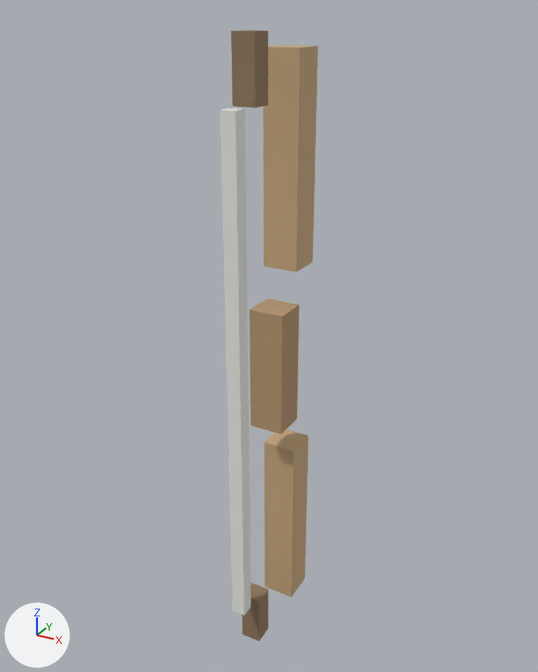
The glTF model models/items/wood_bow/model.gltf: old version first, new version second.
Both versions are drawn from a 50 mm lens placed at (0.45, -0.834, 0.462), pointed at (-0.007, -0.003, 0.047). The lights are fixed; the arrows at lower left show +X, +Y and +Z. The picture after the commit comes second. Vertices at exactly the same position are counted once.

In view in the first picture: 'wood_bow'.
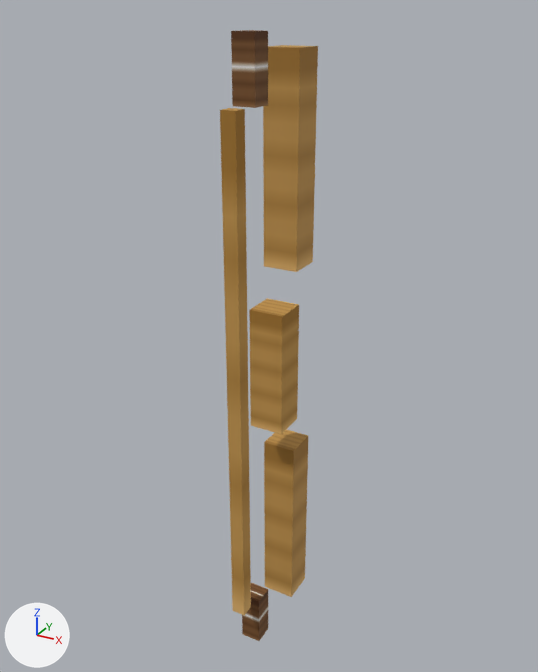
Boxes [x1, y1, x2, y2] around the edits, measured in the pictures (538 x 672 px):
'wood_bow', surface changed (darker): [220, 30, 318, 641] in both

What the commit changed:
Picture 'diffuse.png' (img_diffuse_png) is new.
In material 'handle' (mat_handle), base_color is no longer (0.463, 0.306, 0.165), brown #b59671.
In material 'handle' (mat_handle), texture is now set to img_diffuse_png.
In material 'head' (mat_head), base_color is no longer (0.58, 0.4, 0.212), brown #c8aa7f.
In material 'head' (mat_head), texture is now set to img_diffuse_png.
In material 'edge' (mat_edge), base_color is no longer (0.282, 0.188, 0.11), brown #91785d.
In material 'edge' (mat_edge), texture is now set to img_diffuse_png.
In material 'binding' (mat_binding), base_color is no longer (0.824, 0.824, 0.784), white #eaeae5.
In material 'binding' (mat_binding), texture is now set to img_diffuse_png.
me_wood_bow has 48 vertices, 72 faces and spans x -0.025..0.025, y -0.11..0.065, z -0.44..0.44.
me_wood_bow is used by ob_wood_bow; location (0.0, 0.0, 0.0).
me_wood_bow part 1: texture (UV) coordinates of 72 of 72 faces, centred in x -0.025..0.025, y -0.11..0.065, z -0.44..0.44, changed; they spanned u 0.0..1.0, v 0.0..1.0 and now span u 0.02..0.98, v 0.77..0.98.
